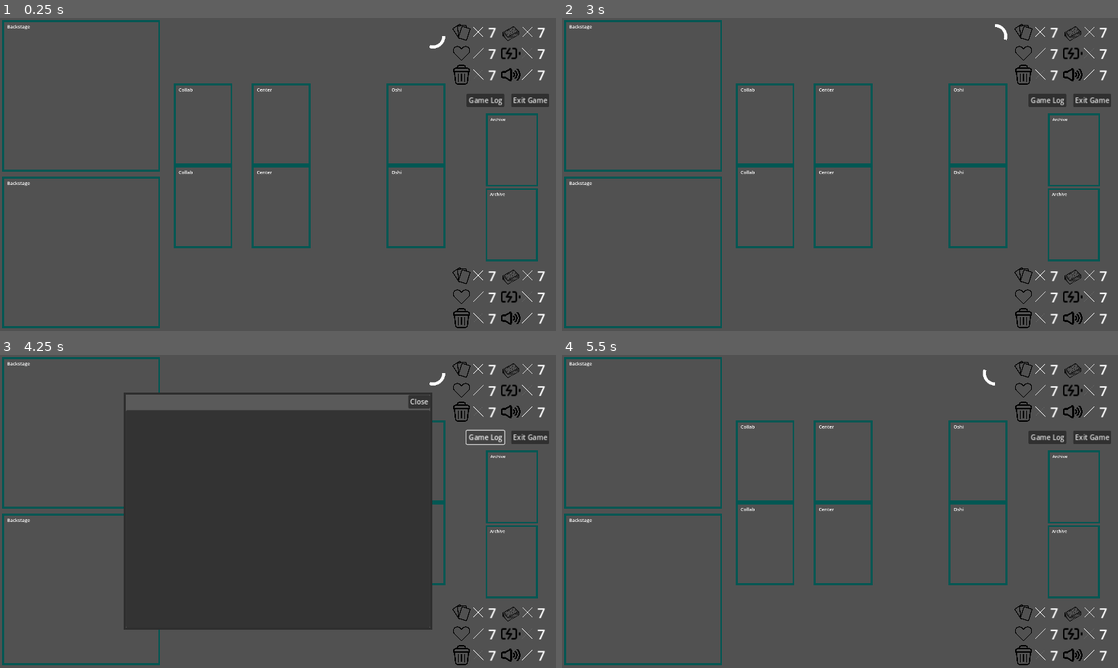
Above: before the commit, frames 1-4 (two rows, left to right).
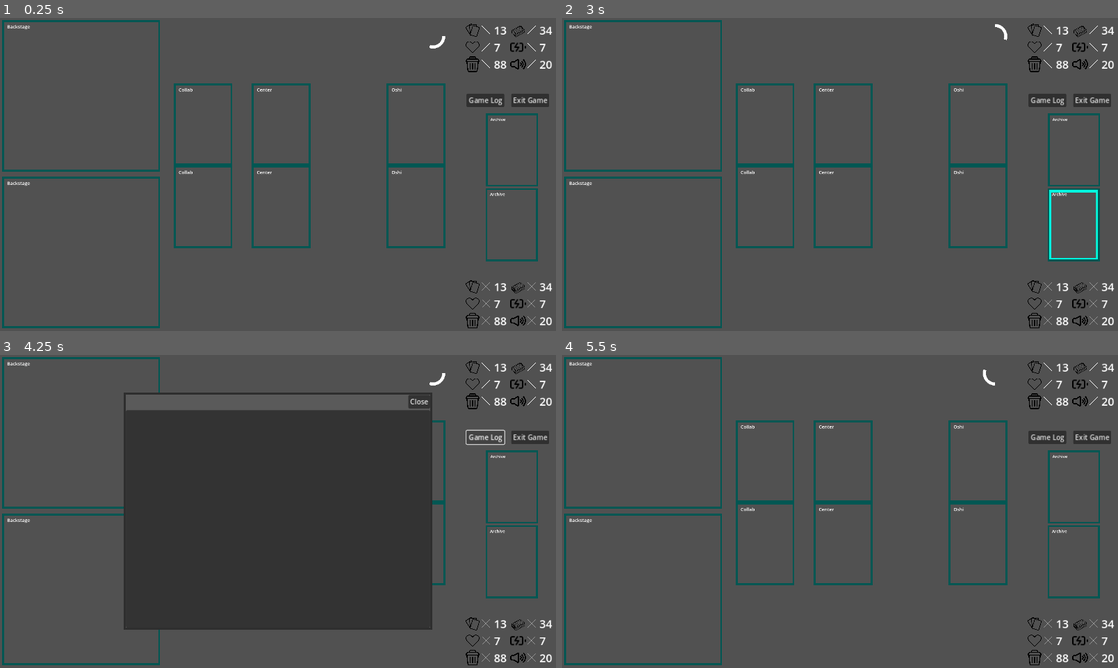
Above: after the commit, the same moments.

Repository: daniel-k-taylor/holocardclient
Game: Godot game, scene res://scenes/game/game.tscn
Same seed, same stepped clock (60 frames per second), same inputs: the game is played once before the commit and once after it. This scene is started directly instead of the project's main scene.
Inputs (mouse positions are in pixels of both pictures, inside the frame that each line leads up to):
- Up to frame 1 (0.25 s): no input
- Up to frame 2 (3 s): click (1073, 224) at 0.52 s; click "Game Log" at 1.25 s; click "Game Log" at 2 s; click (1073, 224) at 2.77 s
- Up to frame 3 (4.25 s): click "Game Log" at 3.5 s
- Up to frame 4 (5.5 s): click (1073, 561) at 4.27 s; move the mouse to (962, 495) at 5.02 s

The runs differ from the first frame. In frame 1, 1.5% of the frame differs, in the area x 81-100%, y 1-100%; in frame 2, 1.8%; in frame 3, 1.5%; in frame 4, 1.5%.
Error after the commit: Invalid access to property or key '_archive_zone' on a base object of type 'Nil'. (res://scenes/game/game.gd:1930)

Commit message:
Lots of usability

Diff:
--- a/globals/strings.gd
+++ b/globals/strings.gd
@@ -7,6 +7,7 @@
 const STRING_PASS = "Pass"
 const STRING_CANCEL = "Cancel"
 const STRING_SHOW_CHOICE = "Show Choice"
+const STRING_CLOSE = "Close"
 
 const DECISION_INSTRUCTIONS_MULLIGAN = "Mulligan all cards?"
 const DECISION_INSTRUCTIONS_INITIAL_CHOOSE_CENTER = "Debut your Center!"
@@ -26,6 +27,9 @@
 const DECISION_INSTRUCTIONS_PERFORMANCE_ART_TARGET = "Choose a target for this Art"
 const DECISION_INSTRUCTIONS_CHOOSE_CHEER_SOURCE_HOLOMEM = "Choose a Holomem to remove Cheer from"
 const DECISION_INSTRUCTIONS_CHOOSE_CHEER_TARGET_HOLOMEM = "Choose a Holomem to receive Cheer"
+
+const YOUR_ARCHIVE = "Your Archive"
+const OPPONENT_ARCHIVE = "Opponent Archive"
 
 const SkillNameMap = {
 	# Oshi
--- a/scenes/game/card_base.gd
+++ b/scenes/game/card_base.gd
@@ -17,7 +17,8 @@
 @onready var card_id_label = $OuterMargin/InnerMargin/PanelContainer/Overlay/HBoxContainer2/PanelContainer/MarginContainer/CardIdLabel
 @onready var card_def_label = $OuterMargin/InnerMargin/PanelContainer/Overlay/HBoxContainer/PanelContainer/MarginContainer/CardDefLabel
 @onready var cheer_indicators = $OuterMargin/InnerMargin/PanelContainer/CheerIndicators/PanelContainer/CheerVBox
-@onready var info_highlight = $OuterMargin/Highlight
+@onready var selected_highlight = $OuterMargin/Highlight
+@onready var info_highlight = $OuterMargin/InfoHighlight
 @onready var selection_button = $OuterMargin/Button
 @onready var damage_indicator = $OuterMargin/DamageIndicator
 @onready var damage_label = $OuterMargin/DamageIndicator/HBox/MarginContainer/MarginContainer/CenterContainer/DamageLabel
@@ -41,6 +42,7 @@
 
 func _ready():
 	info_highlight.visible = false
+	selected_highlight.visible = false
 	if is_big_card:
 		visible = false
 		selection_button.visible = false
@@ -86,6 +88,9 @@
 		rotation_degrees = 90
 	else:
 		rotation_degrees = 0
+
+func copy_stats(card : CardBase):
+	damage = card.damage
 
 func copy_graphics(card : CardBase):
 	selection_button.visible = false
@@ -99,7 +104,7 @@
 	_card_type = card._card_type
 	_attached_cards = card._attached_cards
 	set_selected(card._selected)
-	set_info_highlight(card.info_highlight.visible)
+	set_selected_highlight(card.selected_highlight.visible)
 	_update_stats()
 	_update_english_text()
 	card_image.mouse_filter = Control.MOUSE_FILTER_IGNORE
@@ -109,11 +114,14 @@
 
 func set_selected(is_selected : bool) -> void:
 	_selected = is_selected
-	info_highlight.visible = is_selected
+	set_selected_highlight(is_selected)
 
 func set_selectable(is_selectable : bool) -> void:
 	_selectable = is_selectable
 	set_button_visible(is_selectable)
+
+func set_selected_highlight(is_seleted : bool) -> void:
+	selected_highlight.visible = is_seleted
 
 func set_info_highlight(is_highlighted : bool) -> void:
 	info_highlight.visible = is_highlighted
--- a/scenes/game/card_base.tscn
+++ b/scenes/game/card_base.tscn
@@ -6,6 +6,7 @@
 [ext_resource type="Texture2D" uid="uid://c1lmyyd7ucqmu" path="res://assets/highlights/border_thin_pressed.png" id="3_gijux"]
 [ext_resource type="Texture2D" uid="uid://yfm3tk3pgk1i" path="res://assets/highlights/card_border_highlight_selected.png" id="3_oudmd"]
 [ext_resource type="Texture2D" uid="uid://dyk152ovl8kmg" path="res://assets/icons/damage_counter_red.png" id="3_ugdbs"]
+[ext_resource type="Texture2D" uid="uid://cgsd11ktytjvc" path="res://assets/highlights/card_border_highlight_discard_pile.png" id="4_dh5j2"]
 [ext_resource type="Texture2D" uid="uid://bnuol0ewqd6p8" path="res://assets/highlights/card_border_highlight_pressed.png" id="4_ovykp"]
 
 [sub_resource type="StyleBoxFlat" id="StyleBoxFlat_ehge2"]
@@ -153,6 +154,13 @@
 mouse_filter = 2
 theme_override_constants/separation = 5
 
+[node name="InfoHighlight" type="TextureRect" parent="OuterMargin"]
+visible = false
+layout_mode = 2
+mouse_filter = 2
+texture = ExtResource("4_dh5j2")
+expand_mode = 1
+
 [node name="Highlight" type="TextureRect" parent="OuterMargin"]
 visible = false
 layout_mode = 2
--- a/scenes/game/card_popout.gd
+++ b/scenes/game/card_popout.gd
@@ -35,7 +35,8 @@
 func remove_all_children(element):
 	var children = element.get_children()
 	for child in children:
-		child.free()
+		element.remove_child(child)
+		child.queue_free()
 
 func add_card_elements(count):
 	for i in range(count):
--- a/scenes/game/card_popout.tscn
+++ b/scenes/game/card_popout.tscn
@@ -7,15 +7,18 @@
 
 [sub_resource type="StyleBoxEmpty" id="StyleBoxEmpty_f7jww"]
 
-[sub_resource type="StyleBoxFlat" id="StyleBoxFlat_2f57a"]
+[sub_resource type="StyleBoxFlat" id="StyleBoxFlat_pkair"]
+bg_color = Color(0.6, 0.6, 0.6, 0.686275)
 border_width_left = 5
 border_width_top = 5
 border_width_right = 5
 border_width_bottom = 5
-border_color = Color(0.194349, 0.194349, 0.194349, 1)
+border_color = Color(0.0823529, 0.0823529, 0.0823529, 0.686275)
 
 [sub_resource type="StyleBoxFlat" id="StyleBoxFlat_3c3kd"]
 bg_color = Color(0.154876, 0.154876, 0.154876, 1)
+
+[sub_resource type="StyleBoxEmpty" id="StyleBoxEmpty_pe41s"]
 
 [node name="CardPopout" type="CenterContainer"]
 custom_minimum_size = Vector2(1280, 720)
@@ -35,10 +38,11 @@
 
 [node name="PanelContainer" type="PanelContainer" parent="."]
 layout_mode = 2
-theme_override_styles/panel = SubResource("StyleBoxFlat_2f57a")
+theme_override_styles/panel = SubResource("StyleBoxFlat_pkair")
 
 [node name="VBoxContainer" type="VBoxContainer" parent="PanelContainer"]
 layout_mode = 2
+theme_override_constants/separation = 0
 
 [node name="TitleBar" type="PanelContainer" parent="PanelContainer/VBoxContainer"]
 layout_mode = 2
@@ -46,6 +50,7 @@
 
 [node name="VBoxContainer" type="VBoxContainer" parent="PanelContainer/VBoxContainer/TitleBar"]
 layout_mode = 2
+theme_override_constants/separation = 0
 
 [node name="HBoxContainer" type="HBoxContainer" parent="PanelContainer/VBoxContainer/TitleBar/VBoxContainer"]
 layout_mode = 2
@@ -92,8 +97,6 @@
 
 [node name="CardPanel" type="MarginContainer" parent="PanelContainer/VBoxContainer"]
 layout_mode = 2
-theme_override_constants/margin_left = 5
-theme_override_constants/margin_top = 5
 theme_override_constants/margin_right = 5
 theme_override_constants/margin_bottom = 5
 
@@ -101,6 +104,7 @@
 custom_minimum_size = Vector2(0, 400)
 layout_mode = 2
 size_flags_horizontal = 4
+theme_override_styles/panel = SubResource("StyleBoxEmpty_pe41s")
 horizontal_scroll_mode = 0
 
 [node name="MarginContainer" type="MarginContainer" parent="PanelContainer/VBoxContainer/CardPanel/ScrollContainer"]
@@ -112,6 +116,8 @@
 layout_mode = 2
 size_flags_horizontal = 4
 size_flags_vertical = 4
+theme_override_constants/h_separation = 0
+theme_override_constants/v_separation = 0
 columns = 10
 
 [connection signal="pressed" from="FullScreenButtonPanel/ClickOutsideButton" to="." method="_on_click_outside_button_pressed"]
--- a/scenes/game/card_zone.gd
+++ b/scenes/game/card_zone.gd
@@ -1,6 +1,8 @@
 @tool
 class_name CardZone
 extends PanelContainer
+
+signal zone_pressed
 
 @onready var zone_text_label : Label = $Margin/Layout/ZoneName
 @onready var loc1 = $Margin/Layout/GridContainer/ZoneLocation1
@@ -14,6 +16,8 @@
 @onready var CenterCardOval = Vector2(get_viewport().content_scale_size) * Vector2(0.5, 1.3)
 @onready var HorizontalRadius = get_viewport().content_scale_size.x * 0.55
 @onready var VerticalRadius = get_viewport().content_scale_size.y * 0.4
+
+@onready var zone_button : TextureButton = $ZoneButton
 
 @export var zone_name : String = "Unset" :
 	set(value):
@@ -53,6 +57,8 @@
 	_update_locations()
 	if layout_style == LayoutStyle.Floating or layout_style == LayoutStyle.Hand:
 		set_transparent(true)
+
+	zone_button.visible = layout_style == LayoutStyle.Archive
 
 func set_transparent(is_transparent):
 	if is_transparent:
@@ -157,3 +163,6 @@
 				var dst_rot = (90 - rad_to_deg(angle)) / 4
 				card.position = dst_pos
 				card.rotation_degrees = dst_rot
+
+func _on_zone_button_pressed() -> void:
+	zone_pressed.emit()
--- a/scenes/game/card_zone.tscn
+++ b/scenes/game/card_zone.tscn
@@ -1,6 +1,8 @@
-[gd_scene load_steps=3 format=3 uid="uid://b5yajeq6o3fln"]
+[gd_scene load_steps=5 format=3 uid="uid://b5yajeq6o3fln"]
 
 [ext_resource type="Script" path="res://scenes/game/card_zone.gd" id="1_va8gc"]
+[ext_resource type="Texture2D" uid="uid://bnuol0ewqd6p8" path="res://assets/highlights/card_border_highlight_pressed.png" id="2_70vai"]
+[ext_resource type="Texture2D" uid="uid://yfm3tk3pgk1i" path="res://assets/highlights/card_border_highlight_selected.png" id="3_1gp3b"]
 
 [sub_resource type="StyleBoxFlat" id="StyleBoxFlat_derwr"]
 bg_color = Color(0.6, 0.6, 0.6, 0)
@@ -72,3 +74,12 @@
 custom_minimum_size = Vector2(250, 350)
 layout_mode = 2
 size_flags_vertical = 3
+
+[node name="ZoneButton" type="TextureButton" parent="."]
+layout_mode = 2
+texture_pressed = ExtResource("2_70vai")
+texture_hover = ExtResource("3_1gp3b")
+ignore_texture_size = true
+stretch_mode = 0
+
+[connection signal="pressed" from="ZoneButton" to="." method="_on_zone_button_pressed"]
--- a/scenes/game/game.gd
+++ b/scenes/game/game.gd
@@ -116,7 +116,7 @@
 
 	func add_card_to_archive(card:CardBase):
 		card.remove_all_attached_cards()
-		_archive_zone.add_card(card)
+		_archive_zone.add_card(card, 0)
 
 	func add_card_to_hand(card : CardBase):
 		hand_count += 1
@@ -559,11 +559,15 @@
 	active_player.bloom(bloom_card_id, target_card_id, bloom_from_zone)
 
 func _on_boost_stat_event(event_data):
-	var _card_id = event_data["card_id"]
-	var _stat = event_data["stat"]
-	var _amount = event_data["amount"]
+	var card_id = event_data["card_id"]
+	var stat = event_data["stat"]
+	var amount = event_data["amount"]
 	# TODO: Animation - show stat boost.
-	pass
+	game_log.add_to_log(GameLog.GameLogLine.Detail, "[CARD]%s[/CARD] +%s [SKILL_COLOR]%s[/SKILL_COLOR] " % [
+		_get_card_definition_id(card_id),
+		amount,
+		stat,
+	])
 
 func _on_cheer_step(event_data):
 	var active_player = get_player(event_data["active_player"])
@@ -1915,3 +1919,31 @@
 
 func _on_log_button_pressed() -> void:
 	game_log.visible = true
+
+func _on_me_archive_zone_pressed() -> void:
+	_show_archive(me)
+
+func _on_opponent_archive_zone_pressed() -> void:
+	_show_archive(opponent)
+
+func _show_archive(player : PlayerState):
+	var cards = player._archive_zone.get_cards_in_zone()
+	var archive_popout_info = {
+		"strings": [],
+		"enabled": [],
+		"enable_check": [],
+		"callback": [],
+		"order_cards_mode": false,
+	}
+
+	var instructions = Strings.get_string(Strings.OPPONENT_ARCHIVE)
+	if player.is_me():
+		instructions = Strings.get_string(Strings.YOUR_ARCHIVE)
+	instructions += " (%s)" % len(cards)
+	var card_copies = []
+	for card in cards:
+		var card_id = card._card_id
+		var new_card = create_card(card_id, "", true)
+		card_copies.append(new_card)
+		new_card.copy_stats(card)
+	archive_card_popout.show_panel(instructions, archive_popout_info, card_copies, [])
--- a/scenes/game/game.tscn
+++ b/scenes/game/game.tscn
@@ -36,25 +36,29 @@
 text = "Game Log"
 
 [node name="OpponentStatsGroup" parent="." instance=ExtResource("2_yswsg")]
-offset_left = 1040.0
+anchors_preset = 1
+anchor_left = 1.0
+anchor_right = 1.0
+offset_left = 1070.0
 offset_top = 10.0
-offset_right = 1254.0
+offset_right = 1322.0
 offset_bottom = 153.0
+grow_horizontal = 0
+scale = Vector2(0.8, 0.8)
 
 [node name="MeStatsGroup" parent="." instance=ExtResource("2_yswsg")]
-offset_left = 1040.0
-offset_top = 570.0
-offset_right = 1254.0
-offset_bottom = 713.0
-
-[node name="MeArchive" parent="." instance=ExtResource("10_bk3r3")]
-offset_left = 1118.0
-offset_top = 392.0
-offset_right = 1368.0
-offset_bottom = 742.0
-scale = Vector2(0.4, 0.4)
-zone_name = "Archive"
-layout_style = 0
+anchors_preset = 3
+anchor_left = 1.0
+anchor_top = 1.0
+anchor_right = 1.0
+anchor_bottom = 1.0
+offset_left = 1070.0
+offset_top = 600.0
+offset_right = 1322.0
+offset_bottom = 743.0
+grow_horizontal = 0
+grow_vertical = 0
+scale = Vector2(0.8, 0.8)
 
 [node name="MeBackstage" parent="." instance=ExtResource("10_bk3r3")]
 offset_left = 5.0
@@ -99,15 +103,6 @@
 zone_name = "Hand"
 layout_style = 2
 
-[node name="OpponentArchive" parent="." instance=ExtResource("10_bk3r3")]
-offset_left = 1119.0
-offset_top = 220.0
-offset_right = 1369.0
-offset_bottom = 570.0
-scale = Vector2(0.4, 0.4)
-zone_name = "Archive"
-layout_style = 0
-
 [node name="OpponentBackstage" parent="." instance=ExtResource("10_bk3r3")]
 offset_left = 5.0
 offset_top = 5.0
@@ -152,6 +147,24 @@
 layout_style = 4
 
 [node name="AllCards" type="Node2D" parent="."]
+
+[node name="MeArchive" parent="." instance=ExtResource("10_bk3r3")]
+offset_left = 1118.0
+offset_top = 392.0
+offset_right = 1418.0
+offset_bottom = 810.0
+scale = Vector2(0.4, 0.4)
+zone_name = "Archive"
+layout_style = 0
+
+[node name="OpponentArchive" parent="." instance=ExtResource("10_bk3r3")]
+offset_left = 1119.0
+offset_top = 220.0
+offset_right = 1419.0
+offset_bottom = 638.0
+scale = Vector2(0.4, 0.4)
+zone_name = "Archive"
+layout_style = 0
 
 [node name="UIOverlay" type="PanelContainer" parent="."]
 visible = false
@@ -223,3 +236,5 @@
 
 [connection signal="pressed" from="ExitGameButton" to="." method="_on_exit_game_button_pressed"]
 [connection signal="pressed" from="LogButton" to="." method="_on_log_button_pressed"]
+[connection signal="zone_pressed" from="MeArchive" to="." method="_on_me_archive_zone_pressed"]
+[connection signal="zone_pressed" from="OpponentArchive" to="." method="_on_opponent_archive_zone_pressed"]
--- a/scenes/game/popout_element.tscn
+++ b/scenes/game/popout_element.tscn
@@ -8,8 +8,6 @@
 
 [sub_resource type="StyleBoxFlat" id="StyleBoxFlat_o3o6m"]
 bg_color = Color(0.192157, 0.192157, 0.192157, 0.356863)
-
-[sub_resource type="StyleBoxEmpty" id="StyleBoxEmpty_mai8v"]
 
 [node name="PopoutElement" type="PanelContainer"]
 offset_right = 122.0
@@ -36,7 +34,6 @@
 
 [node name="TopLabelContainer" type="PanelContainer" parent="MarginContainer/VBoxContainer/MarginContainer/TopContainer"]
 layout_mode = 2
-theme_override_styles/panel = SubResource("StyleBoxEmpty_mai8v")
 
 [node name="MarginContainer" type="MarginContainer" parent="MarginContainer/VBoxContainer/MarginContainer/TopContainer/TopLabelContainer"]
 layout_mode = 2
--- a/scenes/game/stats_group.tscn
+++ b/scenes/game/stats_group.tscn
@@ -40,7 +40,7 @@
 [node name="HandCount" type="Label" parent="HandIndicator"]
 layout_mode = 2
 theme = ExtResource("3_er6l1")
-text = "7"
+text = "13"
 
 [node name="DeckIndicator" type="HBoxContainer" parent="."]
 layout_mode = 2
@@ -65,7 +65,7 @@
 [node name="DeckCount" type="Label" parent="DeckIndicator"]
 layout_mode = 2
 theme = ExtResource("3_er6l1")
-text = "7"
+text = "34"
 
 [node name="LifeIndicator" type="HBoxContainer" parent="."]
 layout_mode = 2
@@ -140,7 +140,7 @@
 [node name="ArchiveCount" type="Label" parent="ArchiveIndicator"]
 layout_mode = 2
 theme = ExtResource("3_er6l1")
-text = "7"
+text = "88"
 
 [node name="CheerIndicator" type="HBoxContainer" parent="."]
 layout_mode = 2
@@ -166,4 +166,4 @@
 [node name="CheerCount" type="Label" parent="CheerIndicator"]
 layout_mode = 2
 theme = ExtResource("3_er6l1")
-text = "7"
+text = "20"
Not shown: 1 places in scenes/game/card_base.tscn that only renumber resources
Not shown: 1 places in scenes/game/card_popout.tscn that only renumber resources
Not shown: 1 places in scenes/game/popout_element.tscn that only renumber resources
Not shown, changed: work.todo
